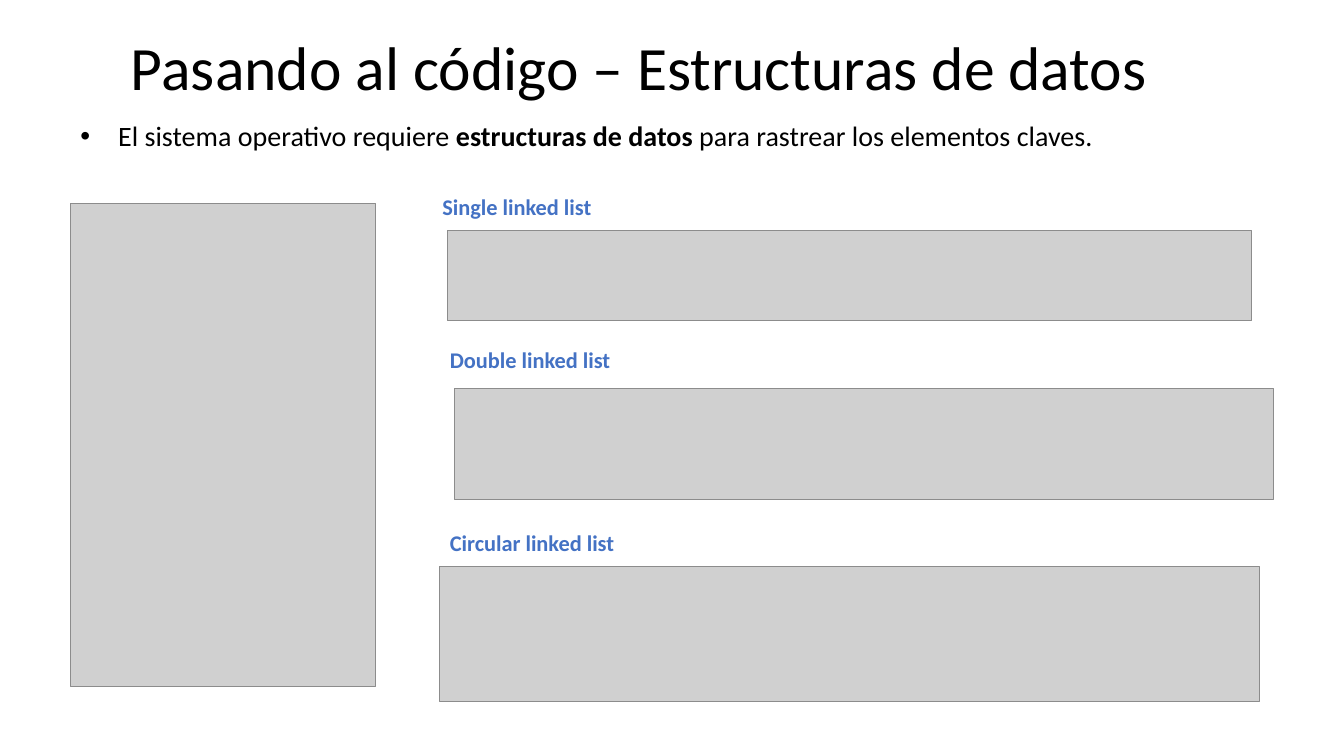
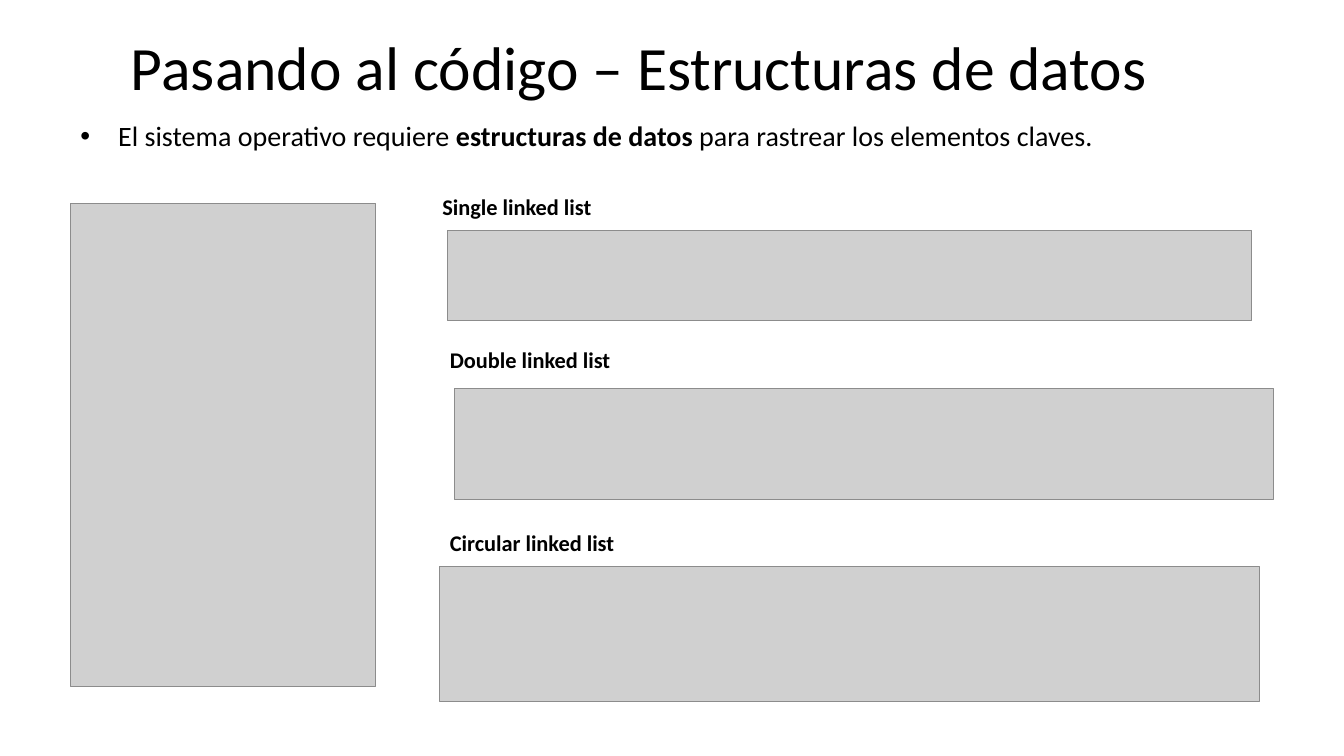
Before and after one commit to udea-so/apuntes_2026-2_SO-virtual, a slide deck: slide 20 of clase_03/SO_apuntes_clase3.pptx (slide 21 before the commit). Drawn at 1344x756 pixels with LibreOffice and Linux fonts; fonts in the diff are those of the drawing; grey boxes stand for pictures. Boxes give left, top, right and bottom in pixels: in the first picture for what was removed or moved away, otherwise in the second. Text is boxed around its words. In the diff, an @@ line names an element or a change of style, - is before the commit and + after.

```diff
--- a/clase_03/SO_apuntes_clase3.pptx
+++ b/clase_03/SO_apuntes_clase3.pptx
@@ text colour #4472C4 to #000000 in 3 elements at (x1=442, y1=199, x2=591, y2=219), (x1=450, y1=535, x2=614, y2=551), (x1=450, y1=352, x2=610, y2=368) @@
```
Also in this commit, not shown: 8 other slides changed, 11 other files.
